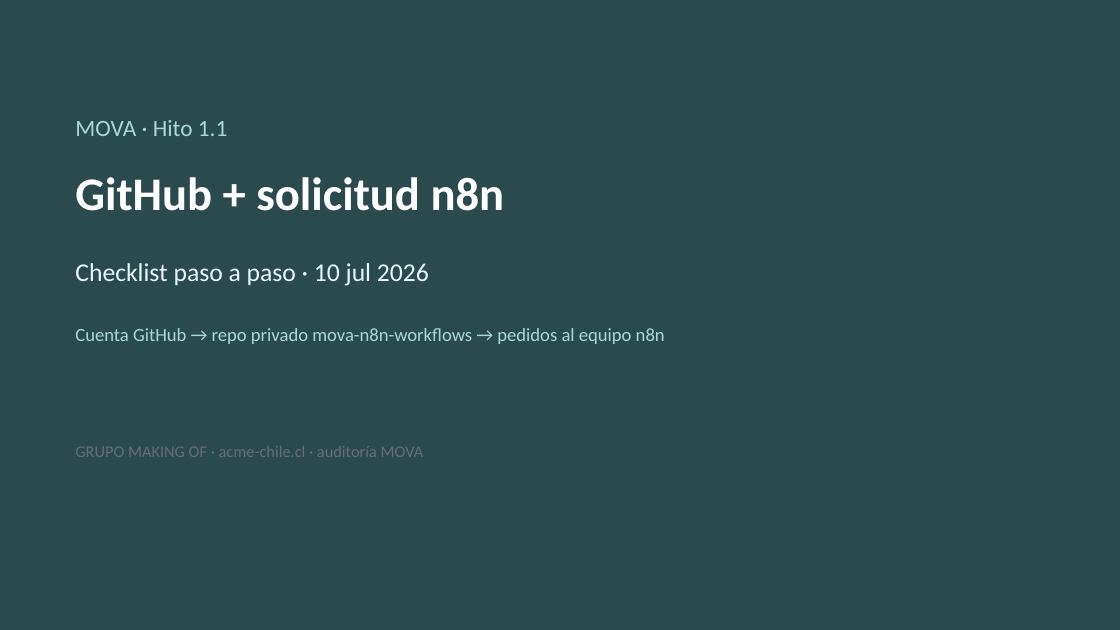
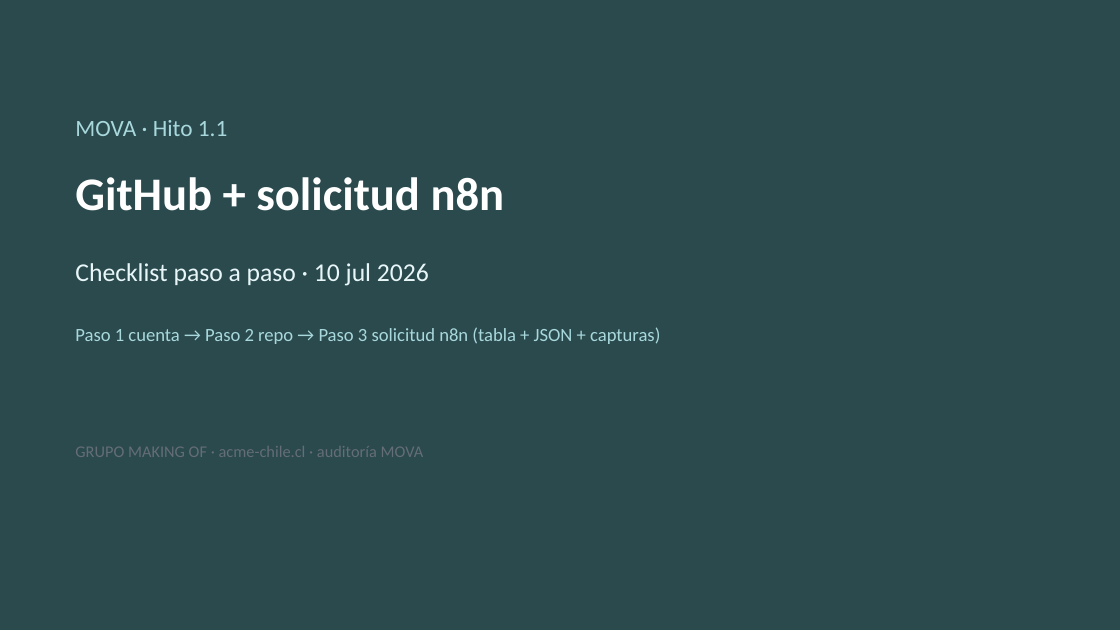
Before and after one commit to JosefaOgalde/organizacion, a slide deck: slide 1 of index/clientes/mkof/MOVA-GitHub-N8n-Checklist.pptx. Drawn at 1120x630 pixels with LibreOffice and Linux fonts; fonts in the diff are those of the drawing. Boxes give left, top, right and bottom in pixels: in the first picture for what was removed or moved away, otherwise in the second. Text is boxed around its words. In the diff, an @@ line names an element or a change of style, - is before the commit and + after.

```diff
--- a/index/clientes/mkof/MOVA-GitHub-N8n-Checklist.pptx
+++ b/index/clientes/mkof/MOVA-GitHub-N8n-Checklist.pptx
@@ text at [75,327,660,344]: text changed @@
-Cuenta GitHub → repo privado mova-n8n-workflows → pedidos al equipo n8n
+Paso 1 cuenta → Paso 2 repo → Paso 3 solicitud n8n (tabla + JSON + capturas)
```
Also in this commit, not shown: 7 other slides changed, 2 slides added, 13 other files.
